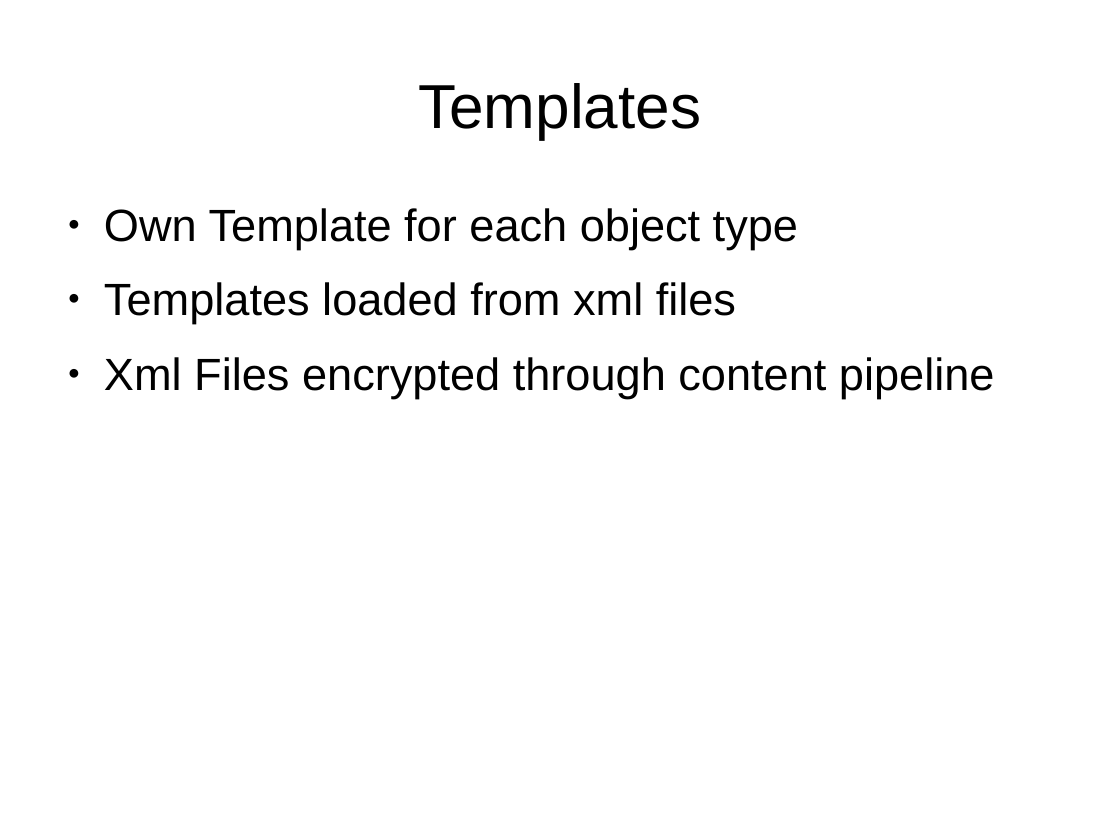
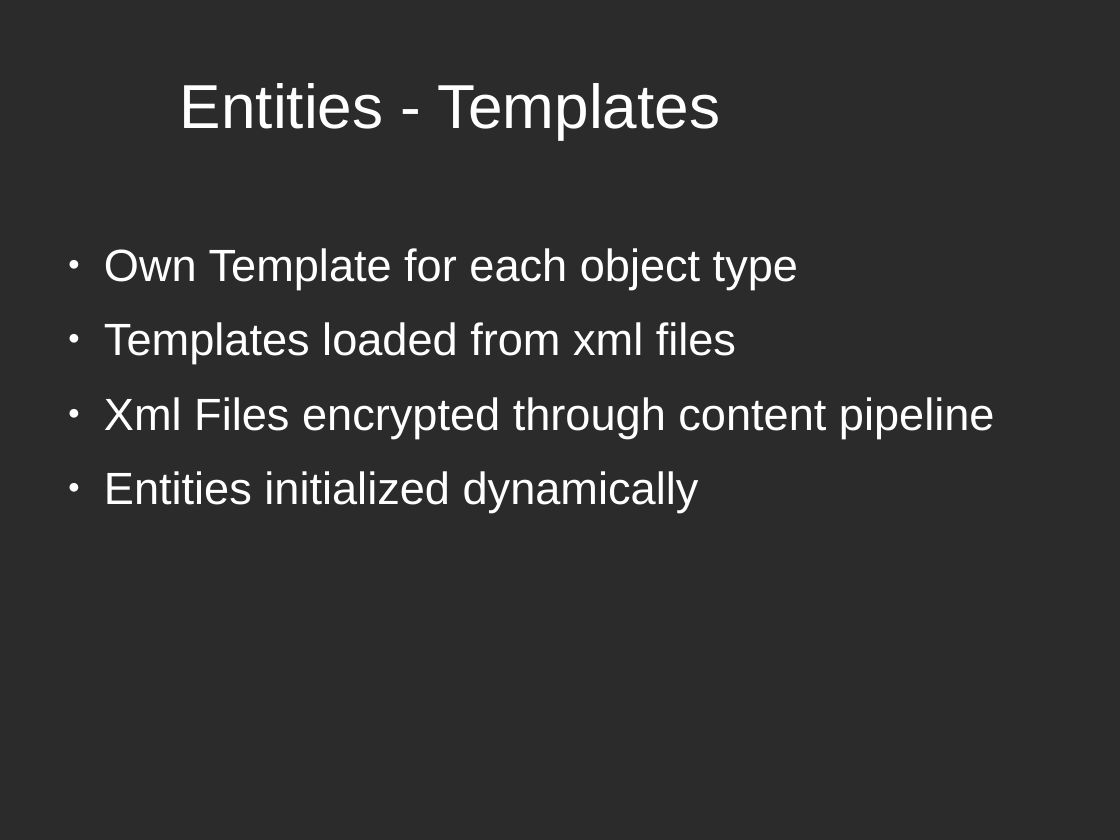
Before and after one commit to szyuGH/StarrockGame, a slide deck: slide 9 of Docs/PresentationPrototype/PrototypePresentation.odp (slide 7 before the commit). Drawn at 1120x840 pixels with LibreOffice and Linux fonts; fonts in the diff are those of the drawing; background and template pictures are left out; a plain dark background stands for a picture behind light text. Boxes give left, top, right and bottom in pixels: in the first picture for what was removed or moved away, otherwise in the second. Text is boxed around its words. In the diff, an @@ line names an element or a change of style, - is before the commit and + after.

```diff
--- a/Docs/PresentationPrototype/PrototypePresentation.odp
+++ b/Docs/PresentationPrototype/PrototypePresentation.odp
@@ background #FFFFFF to picture (left out) @@
@@ title at [180, 83, 720, 139]: text changed; text colour #000000 to #FFFFFF @@
-Templates
+Entities - Templates
@@ text "Own Template for each object ...": place and size @@
-text "Own Template for each object ..." at [104, 208, 995, 398]
+text "Own Template for each object ..." at [104, 248, 995, 512]
@@ text at [104, 248, 995, 438]: text colour #000000 to #FFFFFF in "Own Template for each object type", "Templates loaded from xml files", "Xml Files encrypted through content pipeline"; bullet colour #000000 to #FFFFFF @@
@@ text at [104, 471, 699, 512]: paragraph added @@
+● Entities initialized dynamically
```
Also in this commit, not shown: 7 other slides changed, 10 slides added, 8 slides removed, 8 other files.
